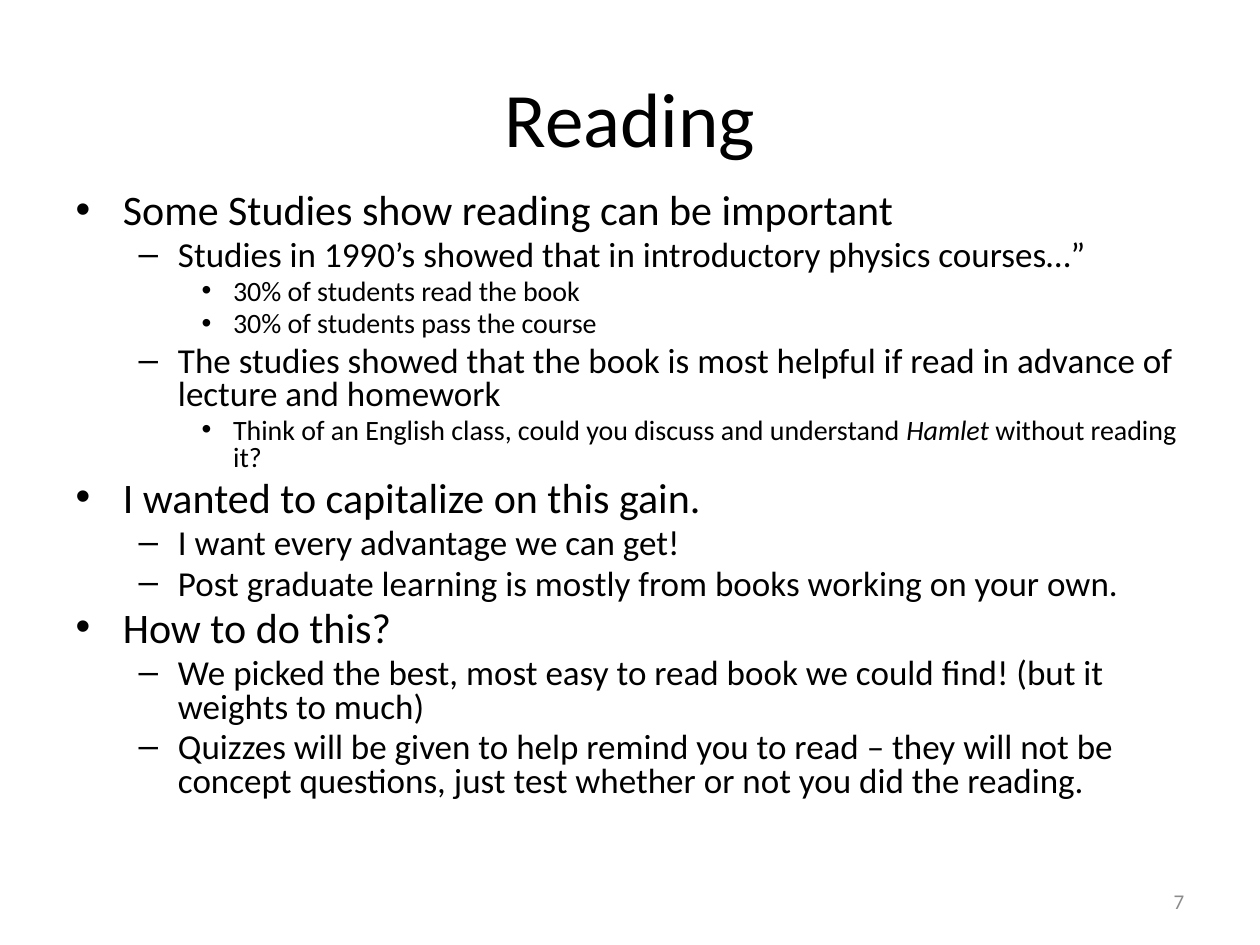
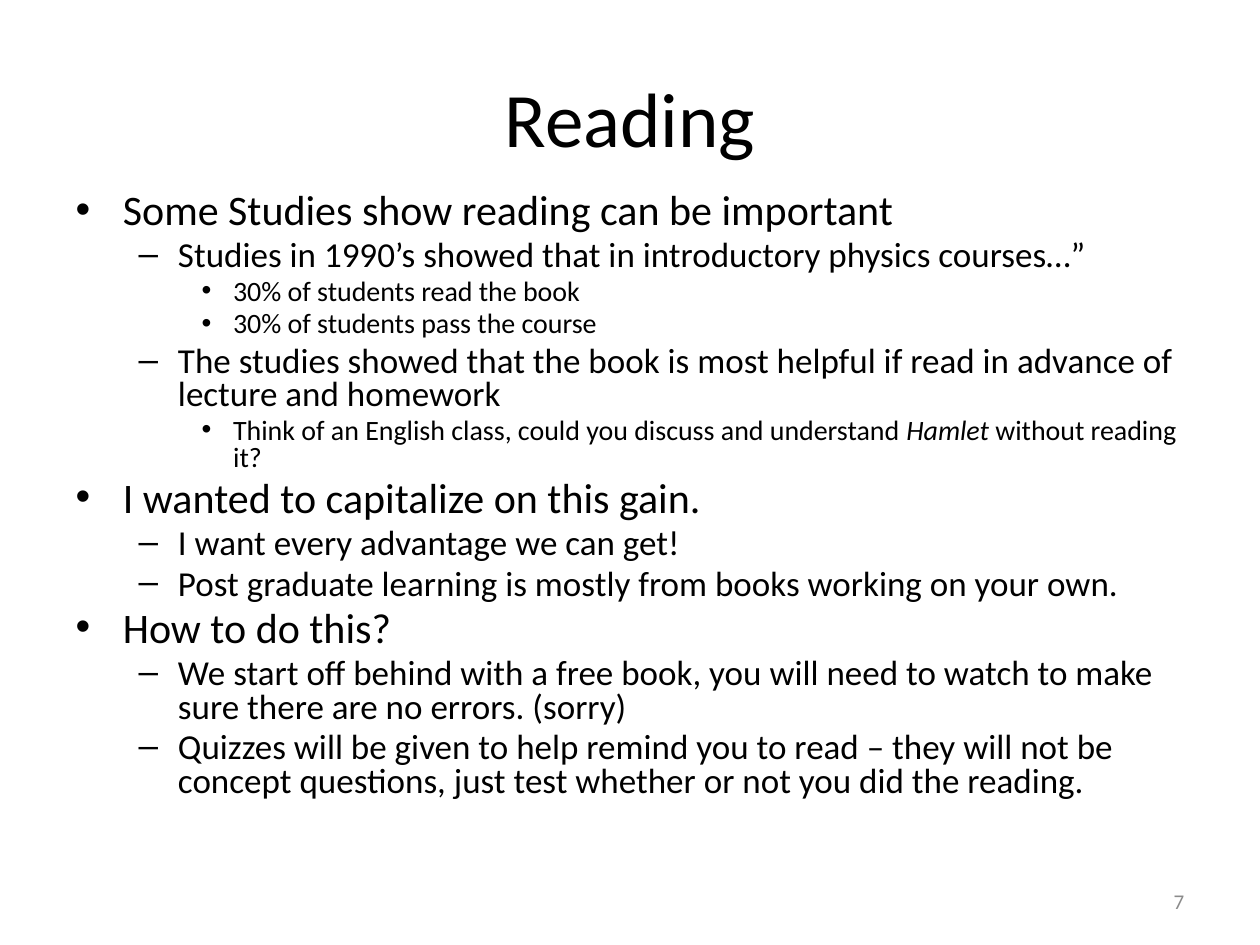
Before and after one commit to rtlines/PH223-Engineering-Physics, a slide deck: slide 7 of Slides/PH223_Lecture_01.pptx. Drawn at 1260x945 pixels with LibreOffice and Linux fonts; fonts in the diff are those of the drawing. Boxes give left, top, right and bottom in pixels: in the first picture for what was removed or moved away, otherwise in the second. Text is boxed around its words. In the diff, an @@ line names an element or a change of style, - is before the commit and + after.

```diff
--- a/Slides/PH223_Lecture_01.pptx
+++ b/Slides/PH223_Lecture_01.pptx
@@ text at box(178, 660, 1152, 725): text changed @@
-  – We picked the best, most easy to read book we could find! (but it weights to much)
+  – We start off behind with a free book, you will need to watch to make sure there are no errors. (sorry)
```
Also in this commit, not shown: 9 other slides changed, 5 other files.
